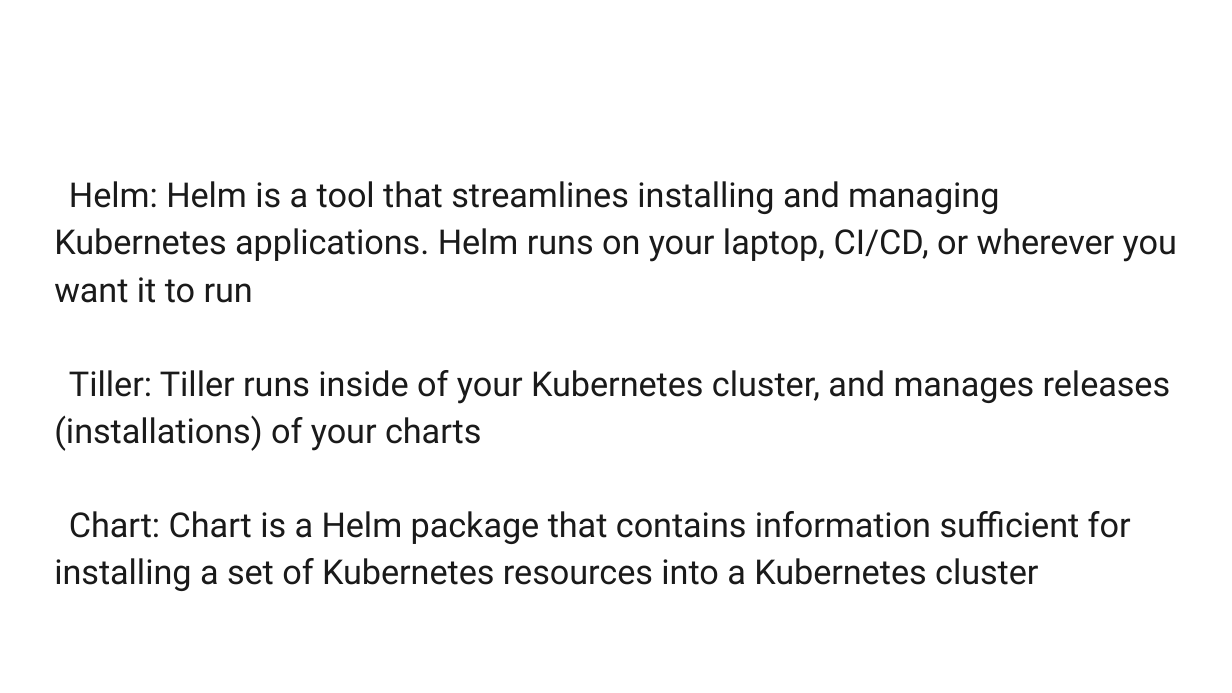
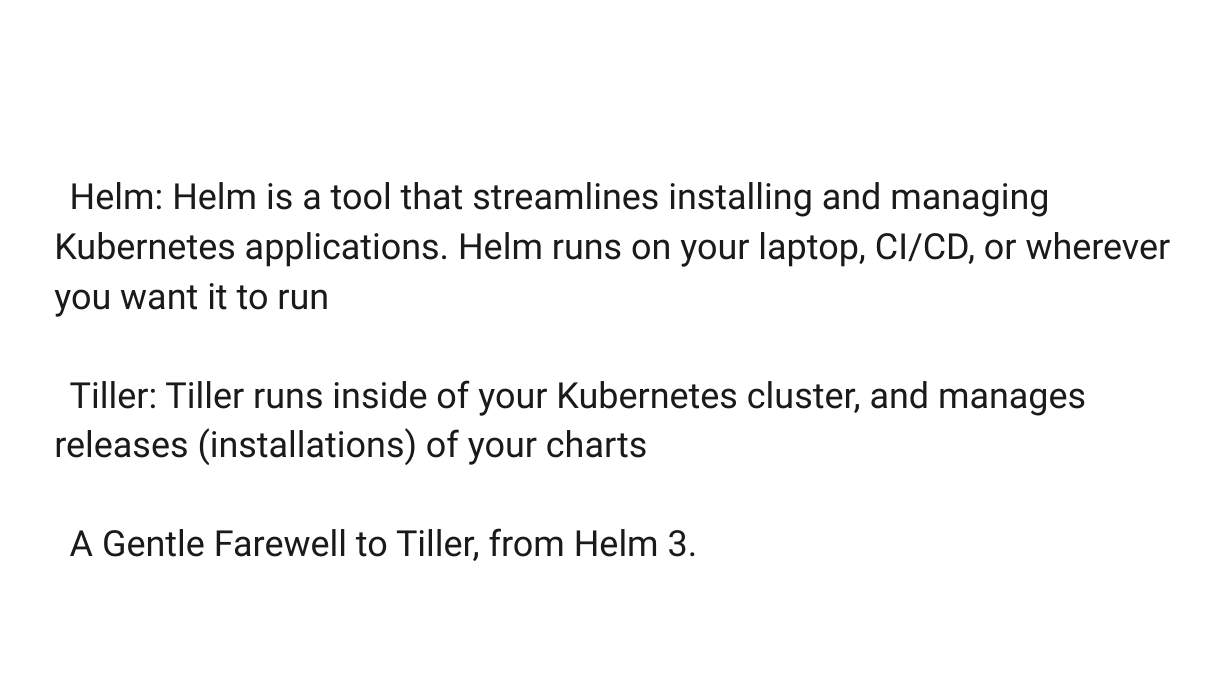
Before and after one commit to AutomatedIT/presentations, a slide deck: slide 15 of KubernetesMinikubeHelm_1.pptx. Drawn at 1232x693 pixels with LibreOffice and Linux fonts; fonts in the diff are those of the drawing; background and template pictures are left out. Boxes give left, top, right and bottom in pixels: in the first picture for what was removed or moved away, otherwise in the second. Text is boxed around its words. In the diff, an @@ line names an element or a change of style, - is before the commit and + after.

```diff
--- a/KubernetesMinikubeHelm_1.pptx
+++ b/KubernetesMinikubeHelm_1.pptx
@@ text at (54, 182, 1171, 465): size 19.9 to 21 pt in "Helm: Helm is a tool that streamlines ...", "Tiller: Tiller runs inside of your Kubernetes ..." @@
@@ text at (70, 528, 698, 561): text changed; size 19.9 to 21 pt @@
-Chart: Chart is a Helm package that contains information sufficient for installing a set of Kubernetes resources into a Kubernetes cluster
+A Gentle Farewell to Tiller, from Helm 3.
```
Also in this commit, not shown: 1 other slide changed, 1 other file.
